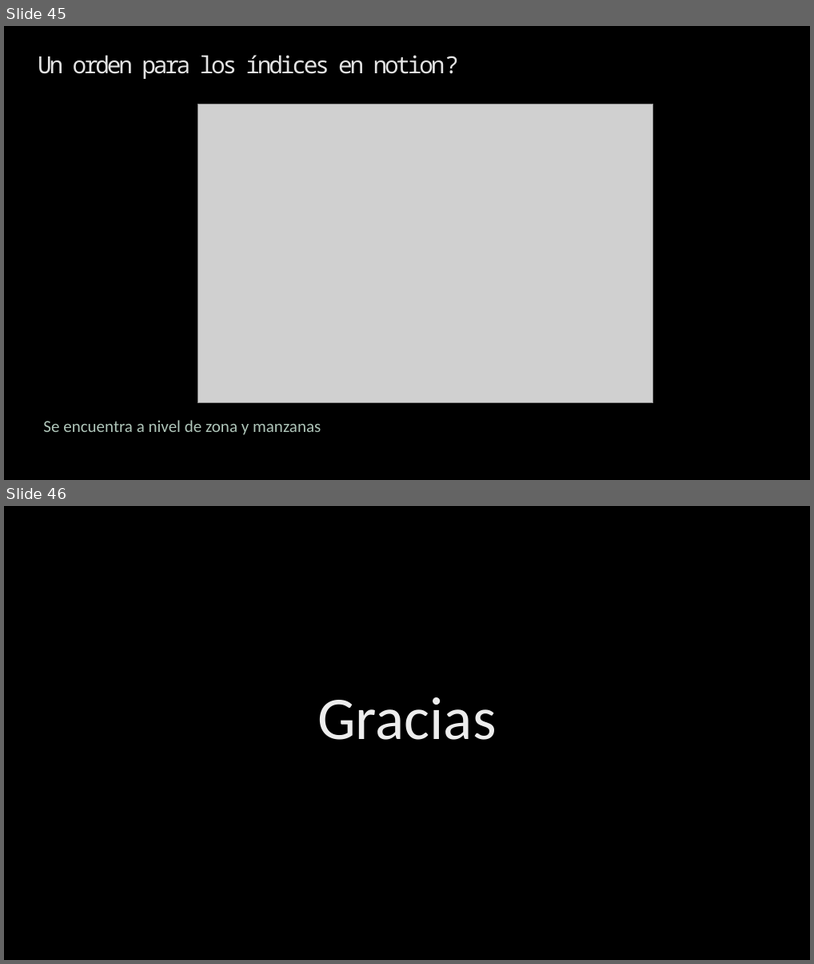
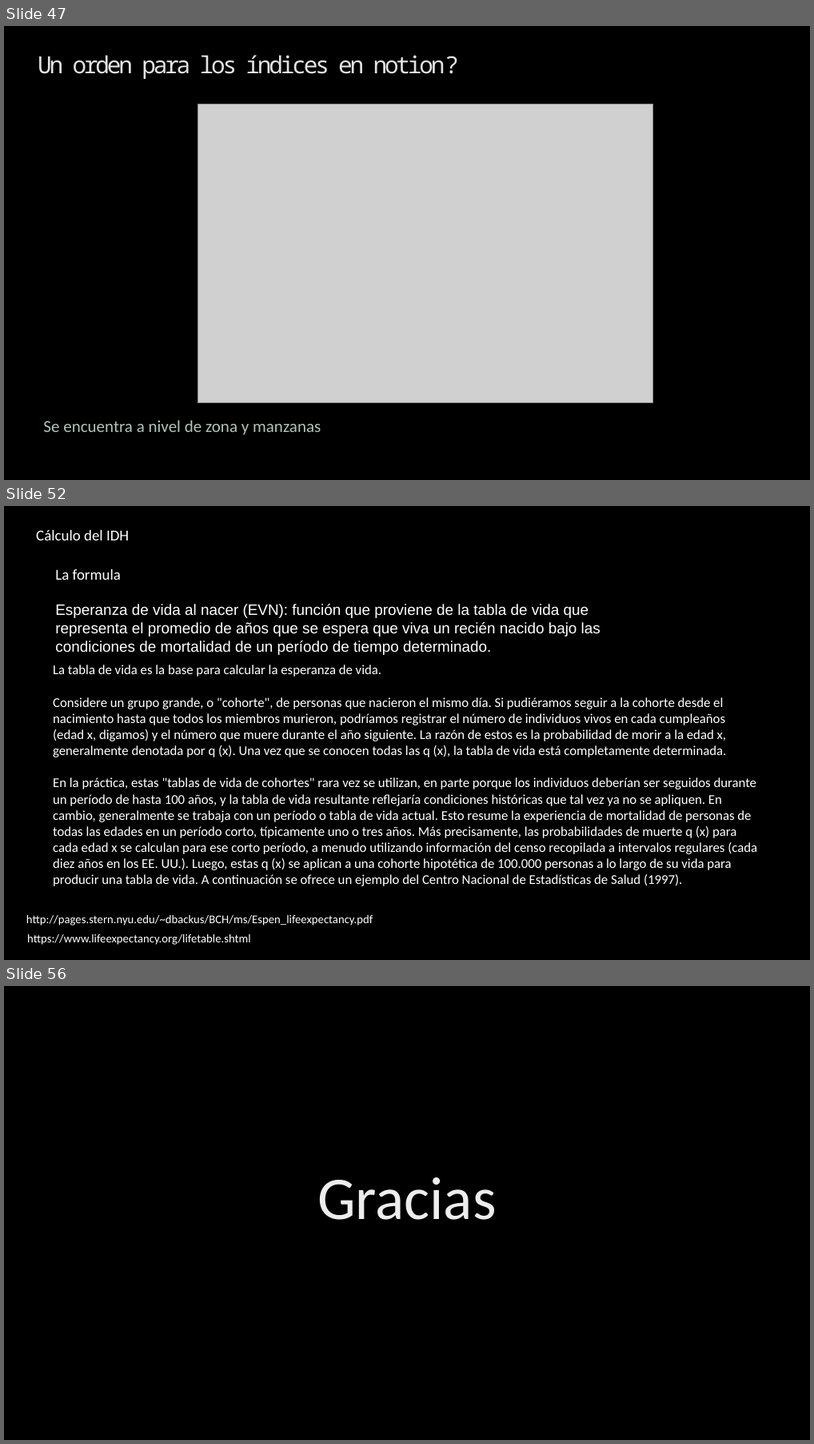
Before and after one commit to Sud-Austral/ds_indices, a slide deck: indices.pptx. Shown one above the other, each under a label of ours: slides 45 and 46 before the commit, slides 47, 52 and 56 after it; the slides between them are not shown. The pictures are 814x964 and 814x1444 pixels, drawn with LibreOffice and Linux fonts; fonts in the diff are those of the drawing; grey boxes stand for pictures; background and template pictures are left out. Boxes give left, top, right and bottom in pixels: in the first picture for what was removed or moved away, otherwise in the second. Text is boxed around its words. In the diff, an @@ line names an element or a change of style, - is before the commit and + after.

```diff
--- a/indices.pptx
+++ b/indices.pptx
@@ slide 52 added at [4, 506, 810, 960], background picture (left out) @@
@@ text added at [36, 530, 129, 540], 18 pt, text #FFFFFF @@
+Cálculo del IDH
@@ text added at [55, 569, 121, 580], 18 pt, text #FFFFFF @@
+La formula
@@ text added at [55, 604, 601, 655], 18 pt, text #FFFFFF @@
+Esperanza de vida al nacer (EVN): función que proviene de la tabla de vida que
+representa el promedio de años que se espera que viva un recién nacido bajo las
+condiciones de mortalidad de un período de tiempo determinado.
@@ text added at [53, 664, 758, 886], 16 pt, text #FFFFFF @@
+La tabla de vida es la base para calcular la esperanza de vida.
+Considere un grupo grande, o "cohorte", de personas que nacieron el mismo día. Si pudiéramos seguir a la cohorte desde el nacimiento hasta que todos los miembros murieron, podríamos registrar el número de individuos vivos en cada cumpleaños (edad x, digamos) y el número que muere durante el año siguiente. La razón de estos es la probabilidad de morir a la edad x, generalmente denotada por q (x). Una vez que se conocen todas las q (x), la tabla de vida está completamente determinada.
+En la práctica, estas "tablas de vida de cohortes" rara vez se utilizan, en parte porque los individuos deberían ser seguidos durante un período de hasta 100 años, y la tabla de vida resultante reflejaría condiciones históricas que tal vez ya no se apliquen. En cambio, generalmente se trabaja con un período o tabla de vida actual. Esto resume la experiencia de mortalidad de personas de todas las edades en un período corto, típicamente uno o tres años. Más precisamente, las probabilidades de muerte q (x) para cada edad x se calculan para ese corto período, a menudo utilizando información del censo recopilada a intervalos regulares (cada diez años en los EE. UU.). Luego, estas q (x) se aplican a una cohorte hipotética de 100.000 personas a lo largo de su vida para producir una tabla de vida. A continuación se ofrece un ejemplo del Centro Nacional de Estadísticas de Salud (1997).
@@ text added at [26, 914, 373, 944], 14 pt, text #FFFFFF @@
+http://pages.stern.nyu.edu/~dbackus/BCH/ms/Espen_lifeexpectancy.pdf
@@ text added at [27, 933, 251, 944], 14 pt, text #FFFFFF @@
+https://www.lifeexpectancy.org/lifetable.shtml
@@ what was slide 45 is now slide 47 @@
@@ what was slide 46 is now slide 56 @@
```
Also in this commit, not shown: 3 slides changed, 13 other slides added, 3 slides removed, 14 other files.
